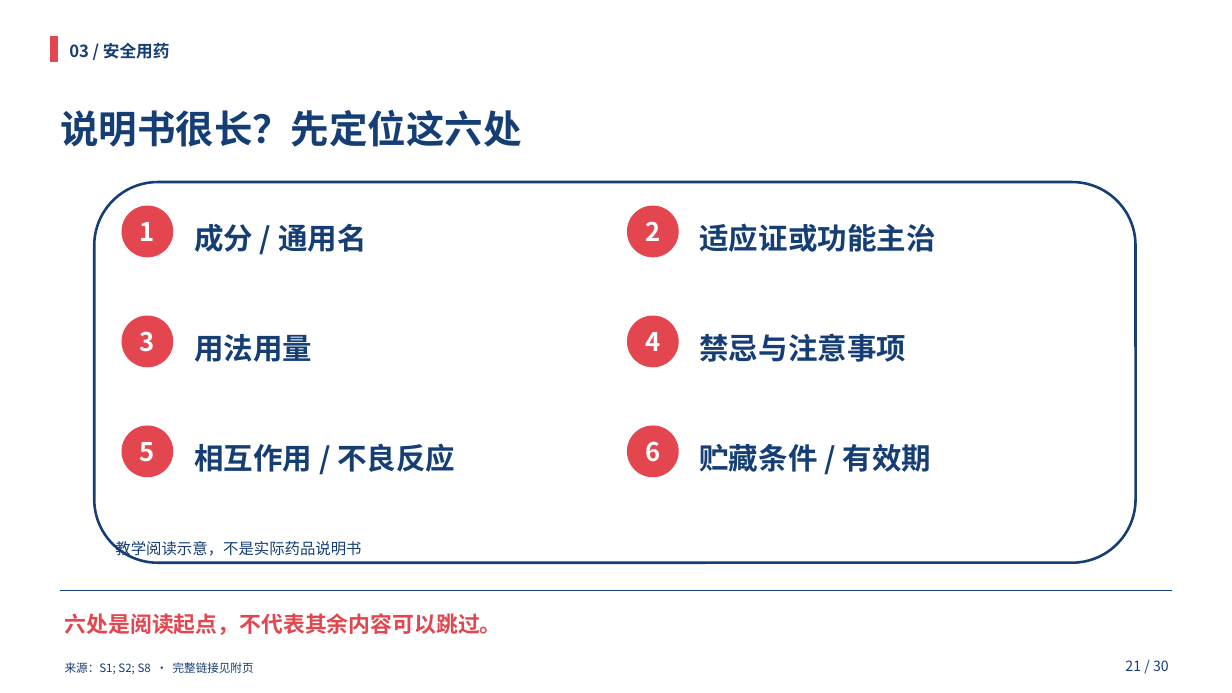
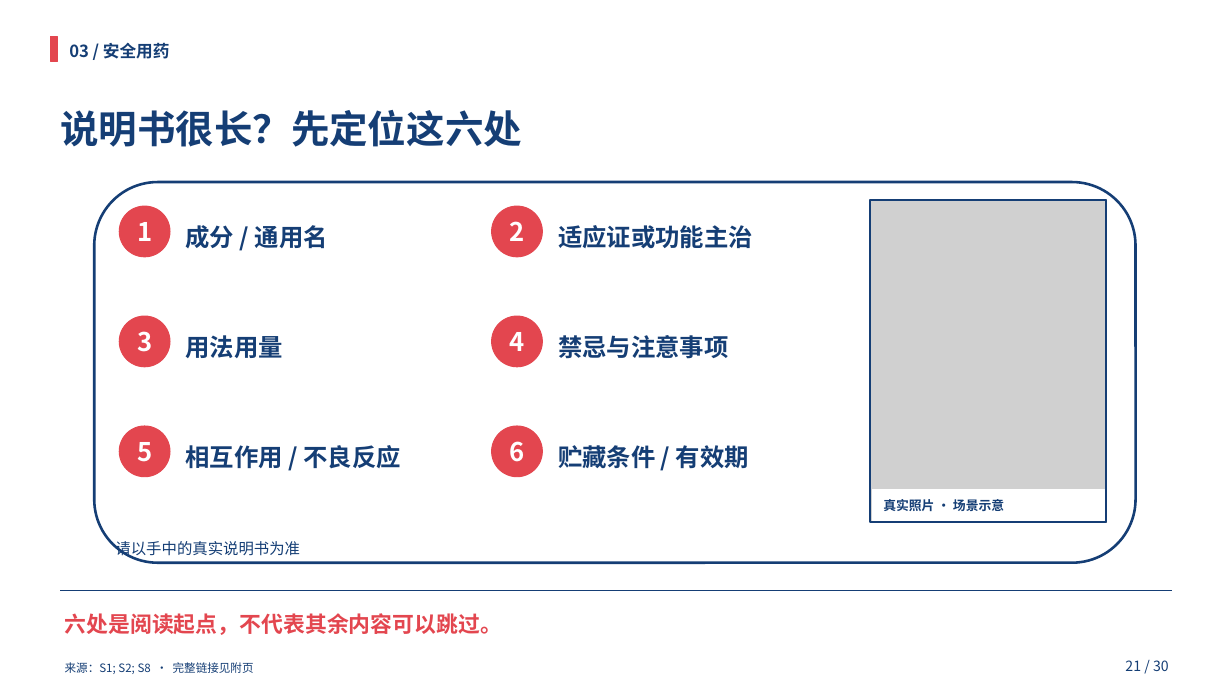
Before and after one commit to HOU-snowyfly/PPTbuilder, a slide deck: slide 21 of 交付文件/合理用药_双人35分钟.pptx. Drawn at 1232x693 pixels with LibreOffice and Linux fonts; fonts in the diff are those of the drawing; grey boxes stand for pictures. Boxes give left, top, right and bottom in pixels: in the first picture for what was removed or moved away, otherwise in the second. Text is boxed around its words. In the diff, an @@ line names an element or a change of style, - is before the commit and + after.

Commit message:
Add licensed real photos to 18 presentation slides and refresh all materials

```diff
--- a/交付文件/合理用药_双人35分钟.pptx
+++ b/交付文件/合理用药_双人35分钟.pptx
@@ text "成分 / 通用名": place and size @@
-text "成分 / 通用名" at bbox=[194, 224, 367, 252]
+text "成分 / 通用名" at bbox=[186, 225, 328, 248]
@@ text "适应证或功能主治": place and size @@
-text "适应证或功能主治" at bbox=[699, 223, 935, 252]
+text "适应证或功能主治" at bbox=[558, 225, 753, 248]
@@ picture added at bbox=[871, 200, 1106, 522] @@
@@ rectangle added at bbox=[871, 200, 1106, 522], outline #153E75 1.5 pt @@
@@ text "用法用量": place and size @@
-text "用法用量" at bbox=[194, 334, 312, 362]
+text "用法用量" at bbox=[186, 335, 283, 358]
@@ text "禁忌与注意事项": place and size @@
-text "禁忌与注意事项" at bbox=[699, 333, 906, 362]
+text "禁忌与注意事项" at bbox=[558, 335, 728, 359]
@@ text "相互作用 / 不良反应": place and size @@
-text "相互作用 / 不良反应" at bbox=[194, 443, 455, 472]
+text "相互作用 / 不良反应" at bbox=[186, 445, 400, 469]
@@ 3 texts, 3 ellipses: place and size @@
-3 texts, 3 ellipses at bbox=[628, 206, 678, 477]
+3 texts, 3 ellipses at bbox=[492, 206, 543, 477]
@@ size 23 to 19 pt in 6 elements at bbox=[186, 225, 328, 248], bbox=[186, 335, 283, 358], bbox=[186, 445, 400, 469], bbox=[558, 225, 753, 248], bbox=[558, 335, 728, 359], bbox=[558, 445, 749, 468] @@
@@ text "贮藏条件 / 有效期": place and size @@
-text "贮藏条件 / 有效期" at bbox=[699, 444, 932, 472]
+text "贮藏条件 / 有效期" at bbox=[558, 445, 749, 468]
@@ rectangle added at bbox=[872, 490, 1104, 520], fill #FFFFFF, outline #FFFFFF 0.75 pt @@
@@ text added at bbox=[883, 499, 1004, 511], 10 pt, text #153E75, bold @@
+真实照片 · 场景示意
@@ text at bbox=[115, 541, 300, 559]: text changed @@
-教学阅读示意，不是实际药品说明书
+请以手中的真实说明书为准
```
Also in this commit, not shown: 20 other slides changed, 2 slides added, 23 other files.
